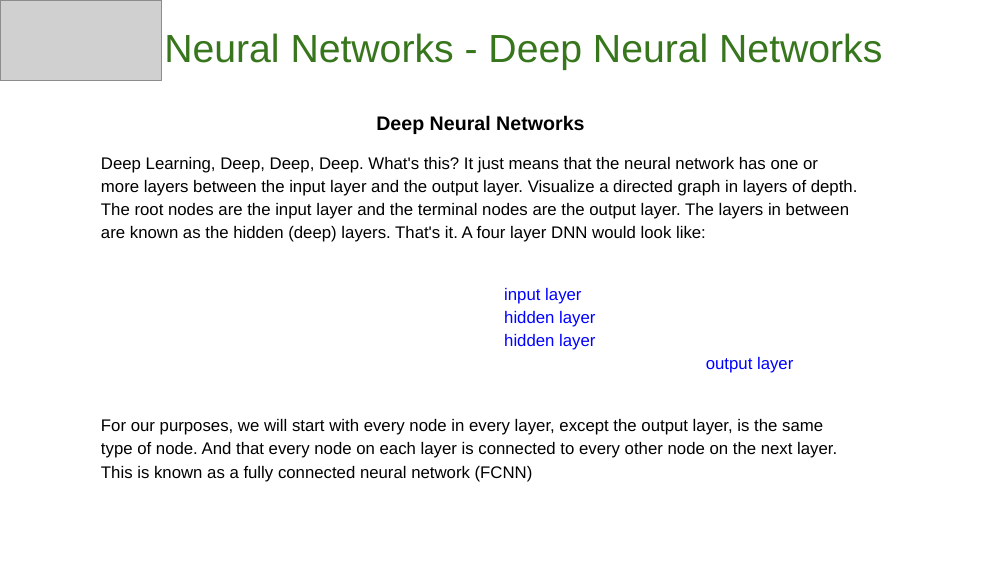
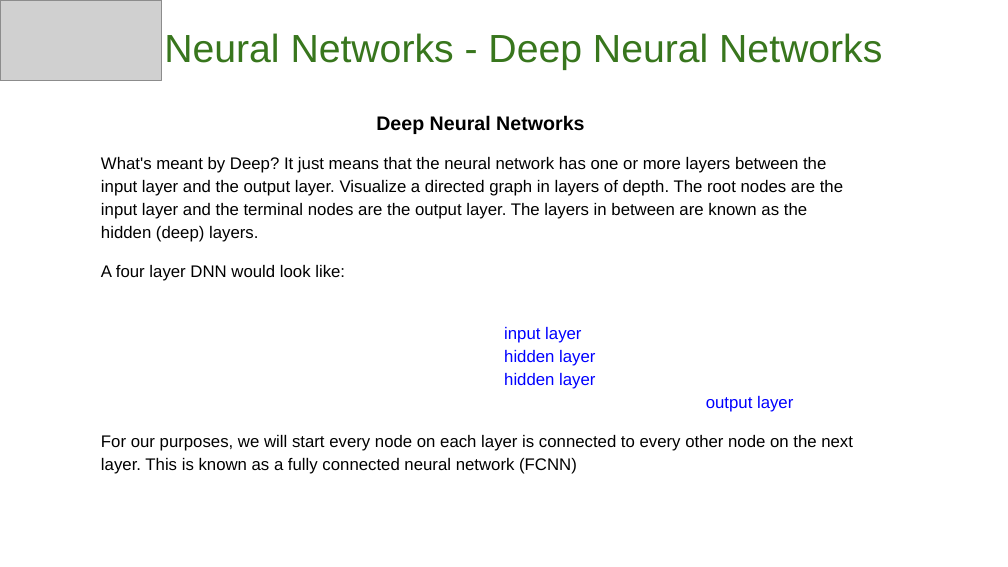
Before and after one commit to GoogleCloudPlatform/keras-idiomatic-programmer, a slide deck: slide 10 of workshops/Neural_Networks/The Idiomatic Programmer - Learning Keras - Workshop - Neural Networks.pptx. Drawn at 1008x567 pixels with LibreOffice and Linux fonts; fonts in the diff are those of the drawing; grey boxes stand for pictures. Boxes give left, top, right and bottom in pixels: in the first picture for what was removed or moved away, otherwise in the second. Text is boxed around its words. In the diff, an @@ line names an element or a change of style, - is before the commit and + after.

Commit message:
start convolutional neural network study pack

```diff
--- a/workshops/Neural_Networks/The Idiomatic Programmer - Learning Keras - Workshop - Neural Networks.pptx
+++ b/workshops/Neural_Networks/The Idiomatic Programmer - Learning Keras - Workshop - Neural Networks.pptx
@@ text at <box>101,157,843,281</box>: text changed @@
-Deep Learning, Deep, Deep, Deep. What's this? It just means that the neural network has one or more layers between the input layer and the output layer. Visualize a directed graph in layers of depth. The root nodes are the input layer and the terminal nodes are the output layer. The layers in between are known as the hidden (deep) layers. That's it. A four layer DNN would look like:
+What's meant by Deep? It just means that the neural network has one or more layers between the input layer and the output layer. Visualize a directed graph in layers of depth. The root nodes are the input layer and the terminal nodes are the output layer. The layers in between are known as the hidden (deep) layers.
+A four layer DNN would look like:
@@ text at <box>101,435,853,474</box>: text changed @@
-For our purposes, we will start with every node in every layer, except the output layer, is the same type of node. And that every node on each layer is connected to every other node on the next layer. This is known as a fully connected neural network (FCNN)
+For our purposes, we will start every node on each layer is connected to every other node on the next layer. This is known as a fully connected neural network (FCNN)
```
Also in this commit, not shown: 22 other slides changed, 2 other files.
